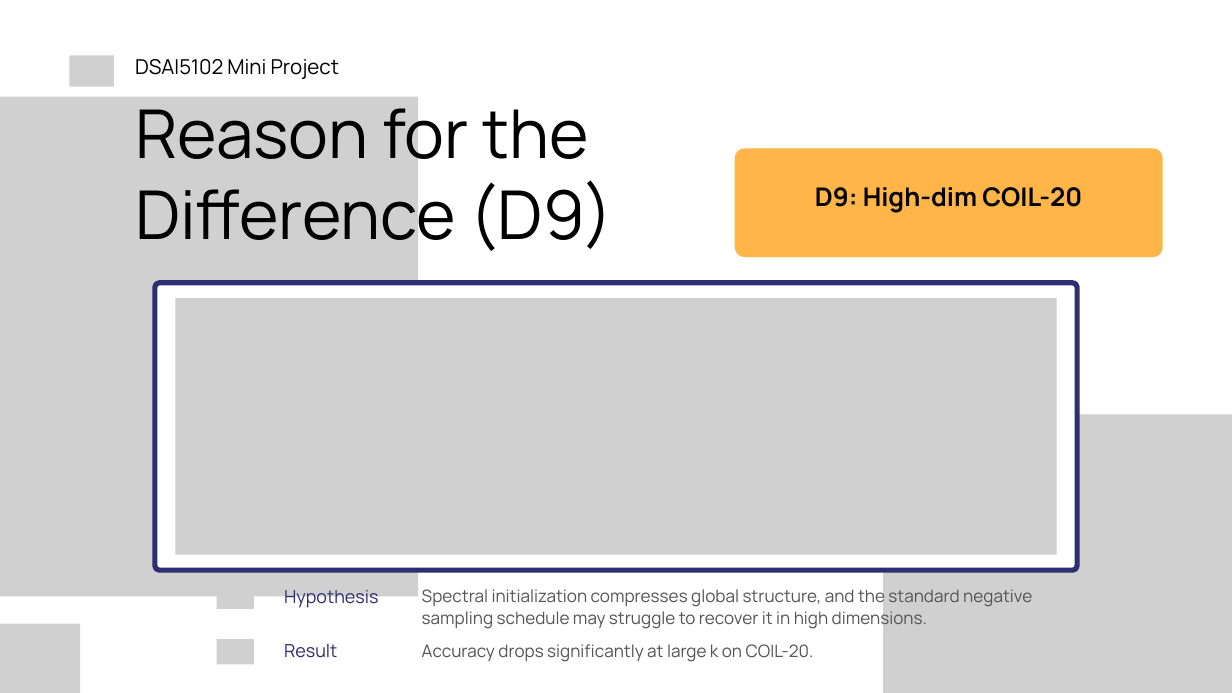
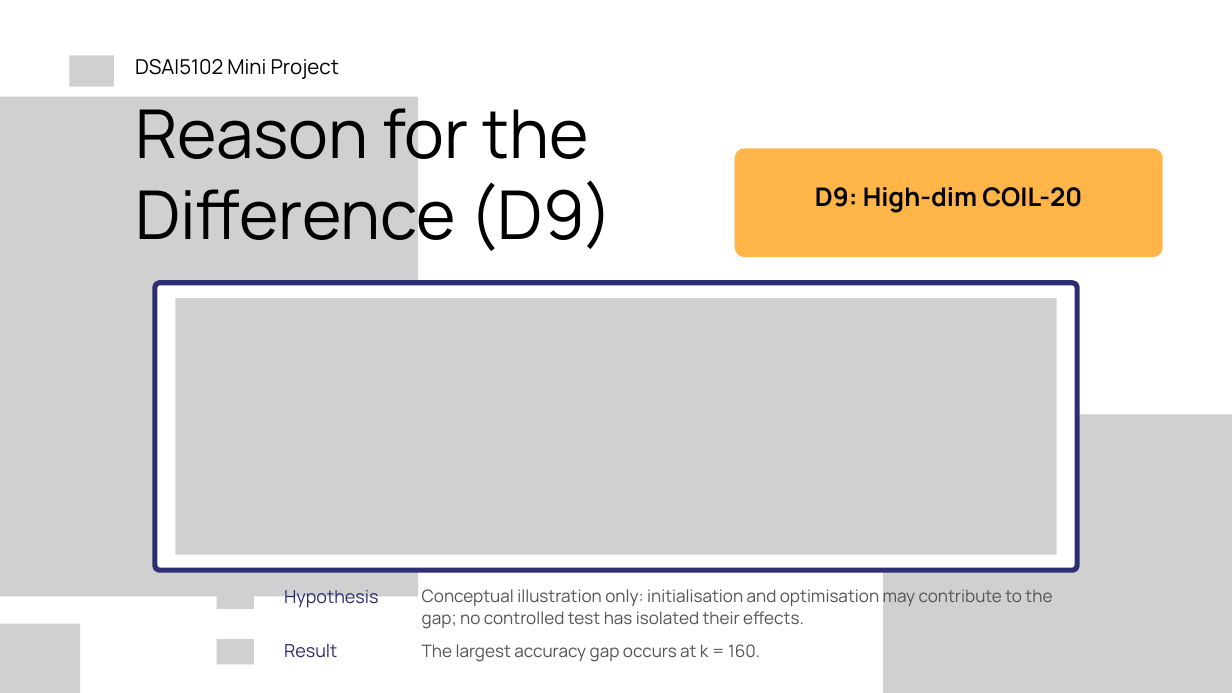
Before and after one commit to PKLgames/dsai5102MiniProject, a slide deck: slide 8 of slides/DSAI5102_Group16_Slides.pptx. Drawn at 1232x693 pixels with LibreOffice and Linux fonts; fonts in the diff are those of the drawing; grey boxes stand for pictures. Boxes give left, top, right and bottom in pixels: in the first picture for what was removed or moved away, otherwise in the second. Text is boxed around its words. In the diff, an @@ line names an element or a change of style, - is before the commit and + after.

```diff
--- a/slides/DSAI5102_Group16_Slides.pptx
+++ b/slides/DSAI5102_Group16_Slides.pptx
@@ text at box(422, 589, 1052, 629): text changed @@
-Spectral initialization compresses global structure, and the standard negative sampling schedule may struggle to recover it in high dimensions.
+Conceptual illustration only: initialisation and optimisation may contribute to the gap; no controlled test has isolated their effects.
@@ text at box(422, 644, 760, 662): text changed @@
-Accuracy drops significantly at large k on COIL-20.
+The largest accuracy gap occurs at k = 160.
```
Also in this commit, not shown: 5 other slides changed, 1 other file.
